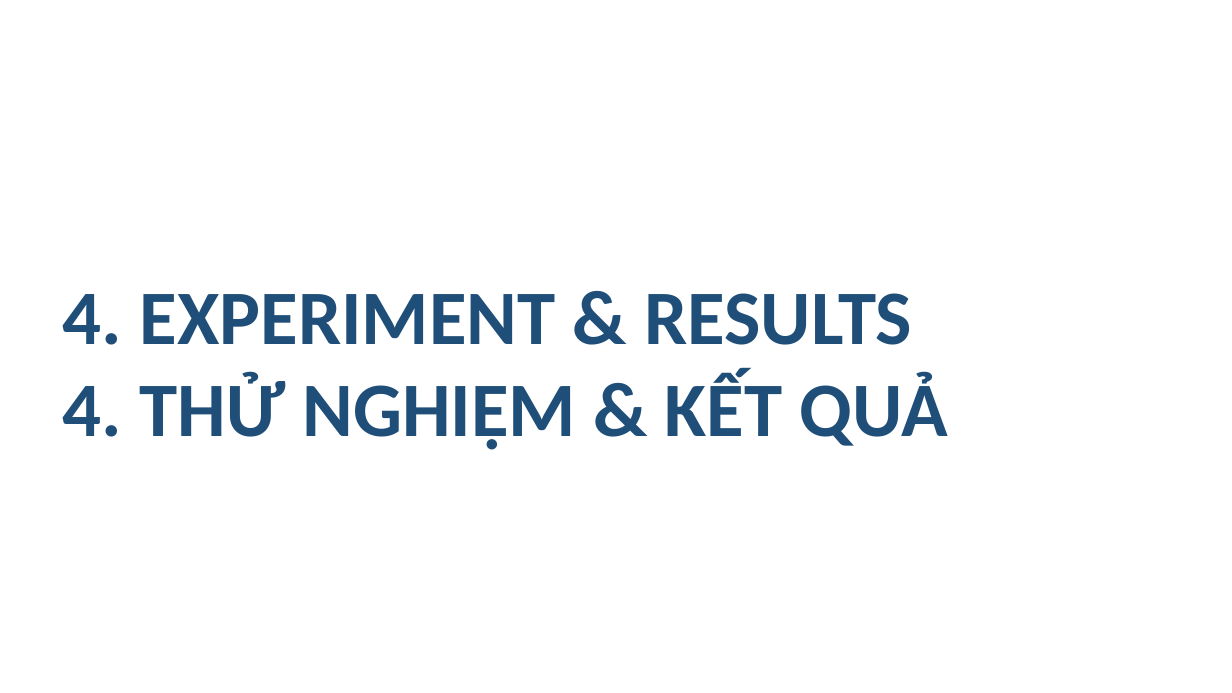
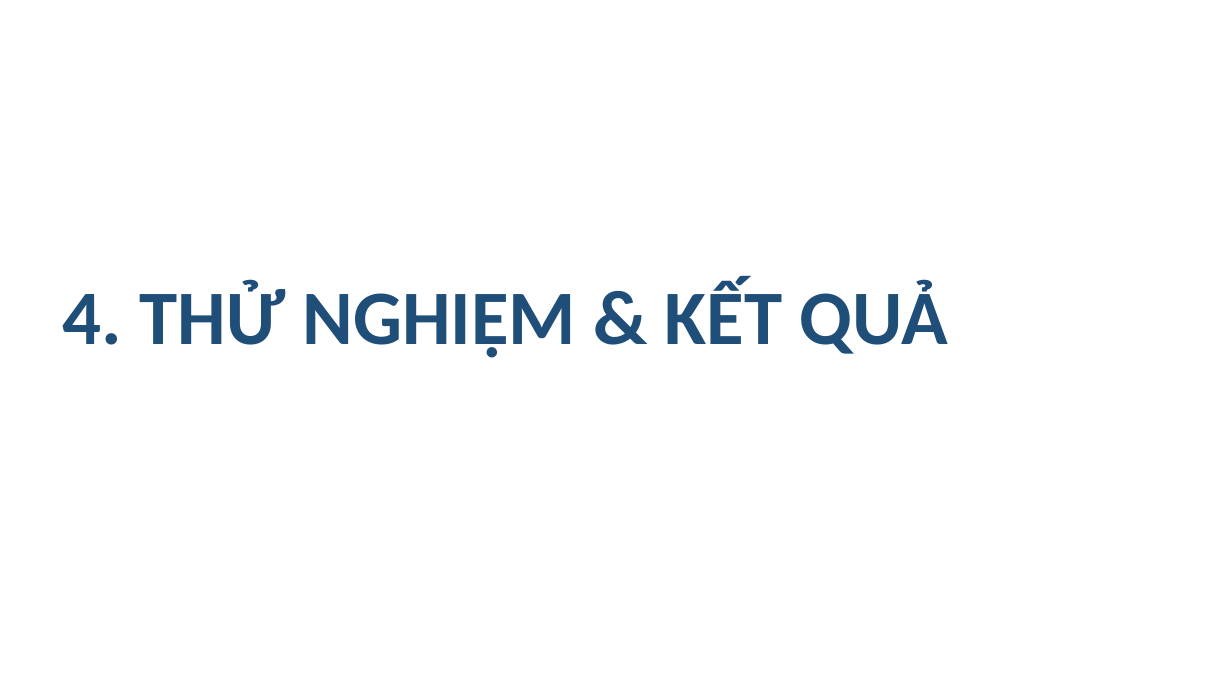
Before and after one commit to Theta2414/Controlling-Robot-Car, a slide deck: slide 16 of Presentation/EmbeddedC.pptx (slide 17 before the commit). Drawn at 1232x693 pixels with LibreOffice and Linux fonts; fonts in the diff are those of the drawing; background and template pictures are left out. Boxes give left, top, right and bottom in pixels: in the first picture for what was removed or moved away, otherwise in the second. Text is boxed around its words. In the diff, an @@ line names an element or a change of style, - is before the commit and + after.

```diff
--- a/Presentation/EmbeddedC.pptx
+++ b/Presentation/EmbeddedC.pptx
@@ title at <box>63,293,912,345</box>: paragraph removed @@
-4. EXPERIMENT & RESULTS
```
Also in this commit, not shown: 15 other slides changed, 1 slide removed, 31 other files.
